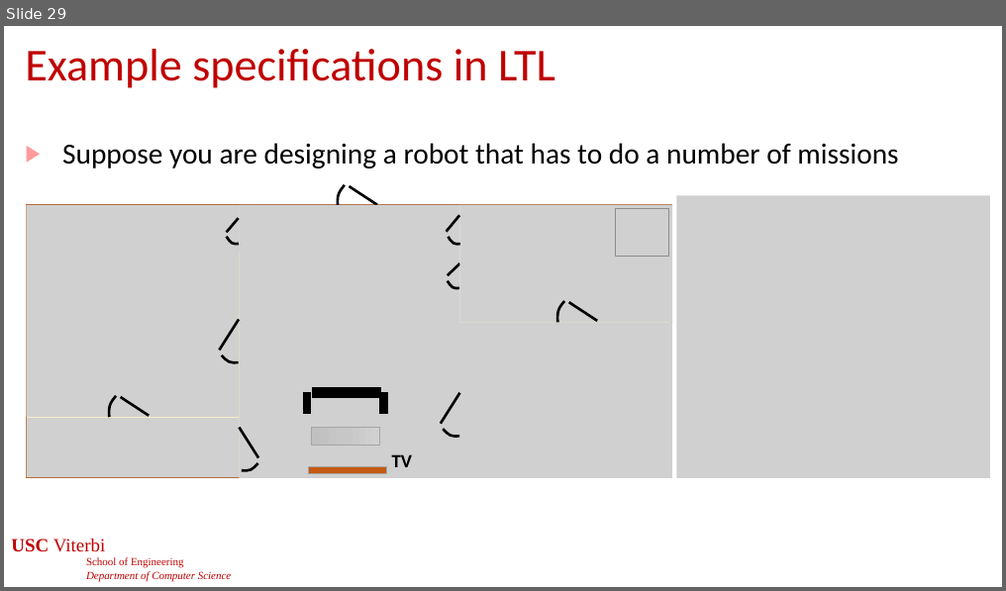
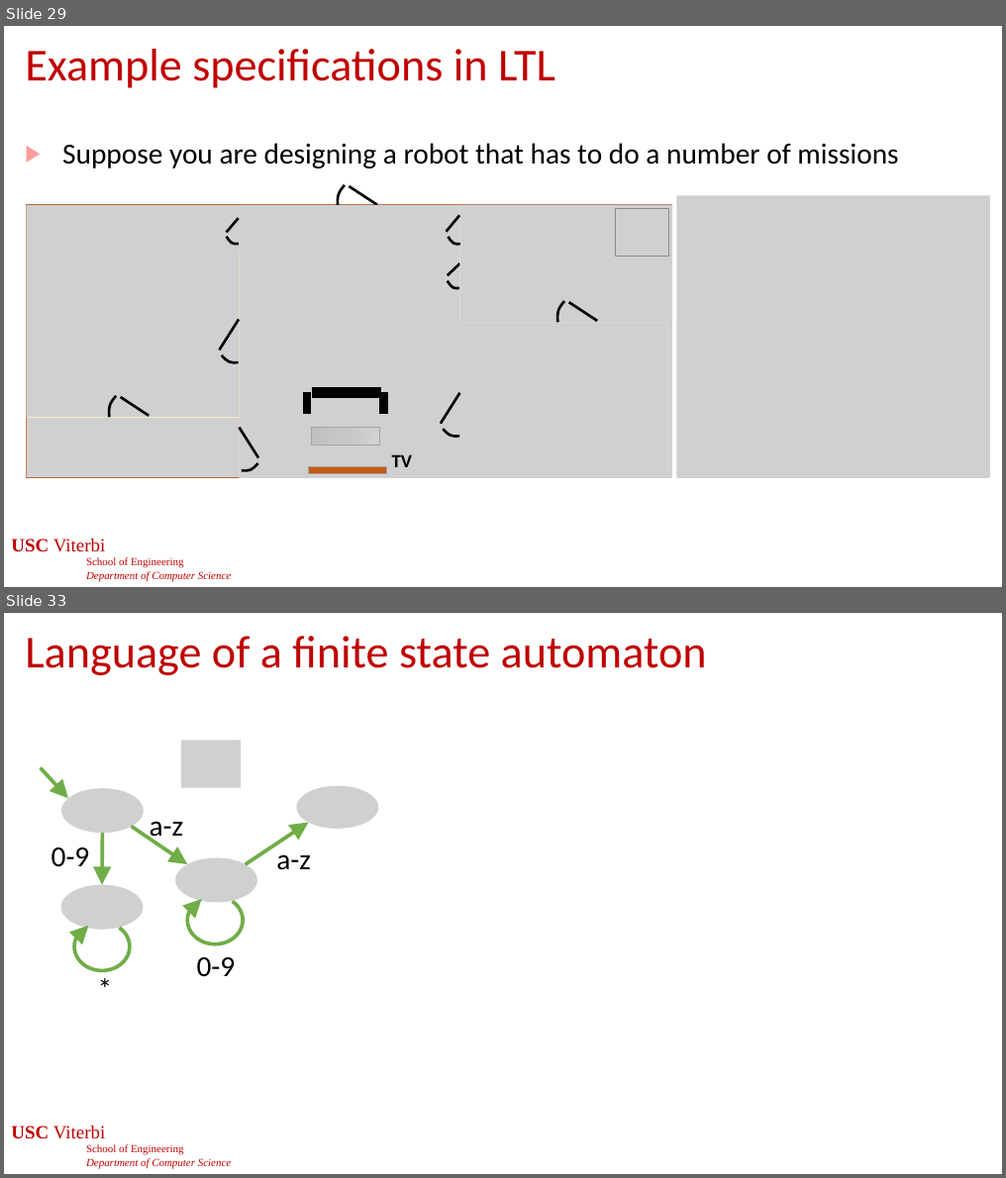
Before and after one commit to jdeshmukh/jdeshmukh.github.io, a slide deck: teaching/cs513slides/lecture6-Requirements and LTL.pptx. Shown one above the other, each under a label of ours: slide 29 before the commit, slides 29 and 33 after it; the slides between them are not shown. The pictures are 1006x591 and 1006x1178 pixels, drawn with LibreOffice and Linux fonts; fonts in the diff are those of the drawing; grey boxes stand for pictures; background and template pictures are left out. Boxes give left, top, right and bottom in pixels: in the first picture for what was removed or moved away, otherwise in the second. Text is boxed around its words. In the diff, an @@ line names an element or a change of style, - is before the commit and + after.

```diff
--- a/teaching/cs513slides/lecture6-Requirements and LTL.pptx
+++ b/teaching/cs513slides/lecture6-Requirements and LTL.pptx
@@ slide 33 added at (4,613,1002,1174), background #FFFFFF; not listed: 1 template element that a slide beside it also shows @@
@@ title added at (25,636,707,675), 44 pt, text #C00000 @@
+Language of a finite state automaton
@@ group added at (40,741,378,1009): 5 pictures, 5 texts, 4 arrows, 2 arc (boxed as its full ellipse)s @@
+a-z
+a-z
+0-9
+*
+0-9
@@ page number added at (391,1134,616,1163), 24 pt, text #FFFFFF @@
+33
```
Also in this commit, not shown: 1 slide changed, 11 other slides added.
